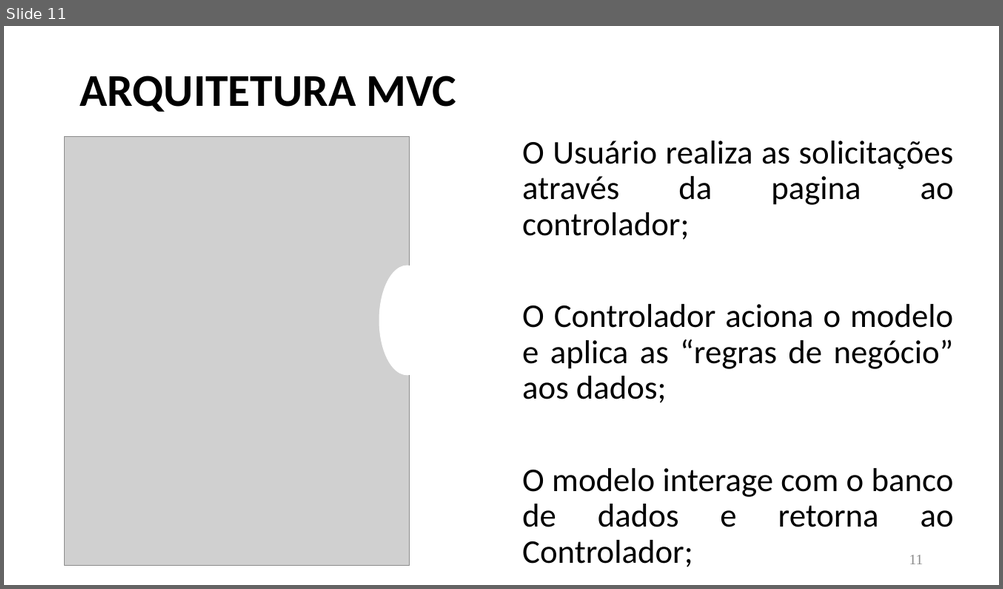
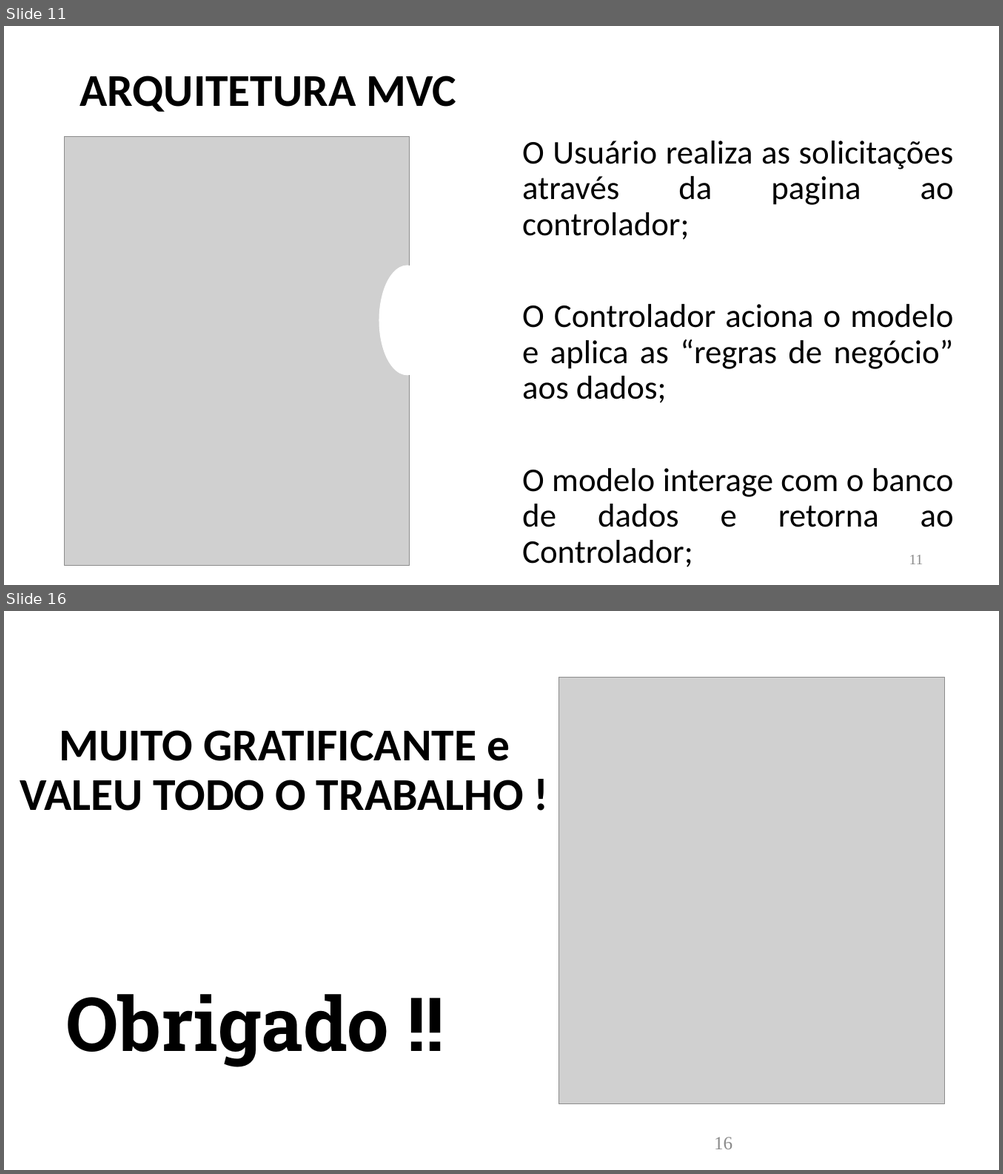
Before and after one commit to ICEI-PUC-Minas-PMV-ADS/pmv-ads-2023-1-e2-proj-int-t3-projeto-pedal-1, a slide deck: presentation/Apresentação_ProjetoPedal.pptx. Shown one above the other, each under a label of ours: slide 11 before the commit, slides 11 and 16 after it; the slides between them are not shown. The pictures are 1003x589 and 1003x1174 pixels, drawn with LibreOffice and Linux fonts; fonts in the diff are those of the drawing; grey boxes stand for pictures. Boxes give left, top, right and bottom in pixels: in the first picture for what was removed or moved away, otherwise in the second. Text is boxed around its words. In the diff, an @@ line names an element or a change of style, - is before the commit and + after.

```diff
--- a/presentation/Apresentação_ProjetoPedal.pptx
+++ b/presentation/Apresentação_ProjetoPedal.pptx
@@ slide 16 added at box(4, 611, 999, 1170), background #FFFFFF @@
@@ picture added at box(558, 678, 944, 1104) @@
@@ text added at box(20, 730, 523, 811), 44 pt, text #000000, bold @@
+MUITO GRATIFICANTE e VALEU TODO O TRABALHO !
@@ text added at box(65, 994, 389, 1068), 72 pt, text #000000, bold @@
+Obrigado !!
@@ page number added at box(714, 1137, 732, 1150), 18 pt, text #8B8B8B @@
+16
```
Also in this commit, not shown: 9 other slides changed, 4 other slides added, 2 slides removed.
